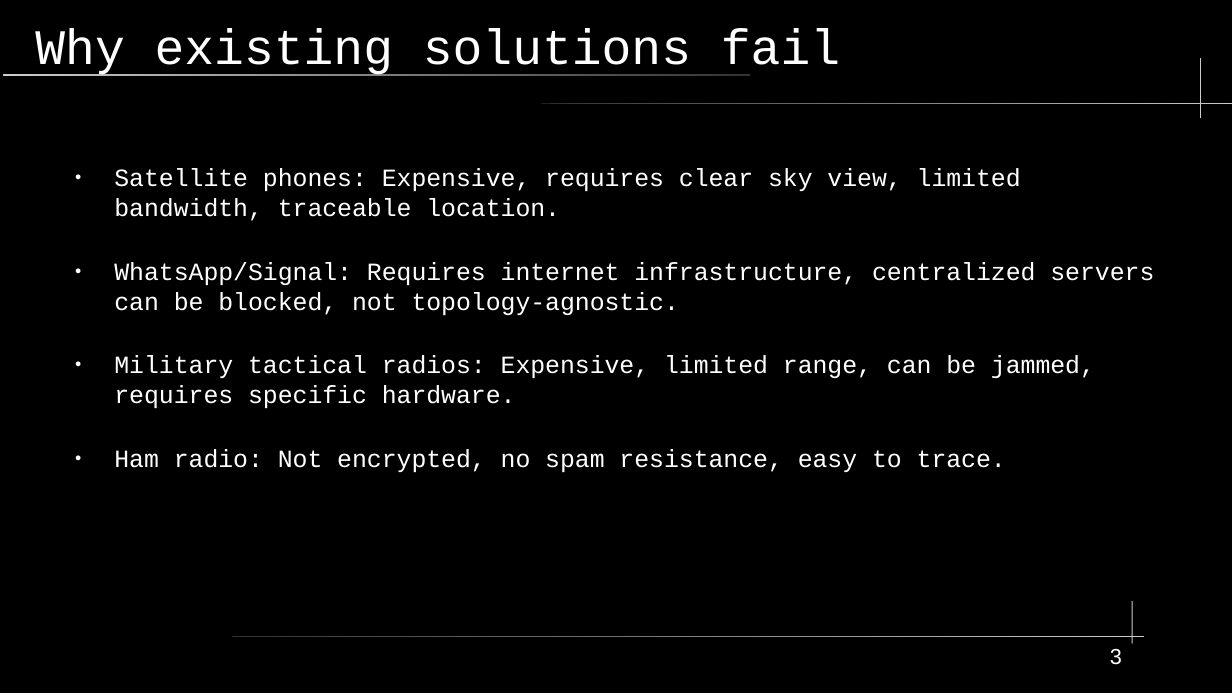
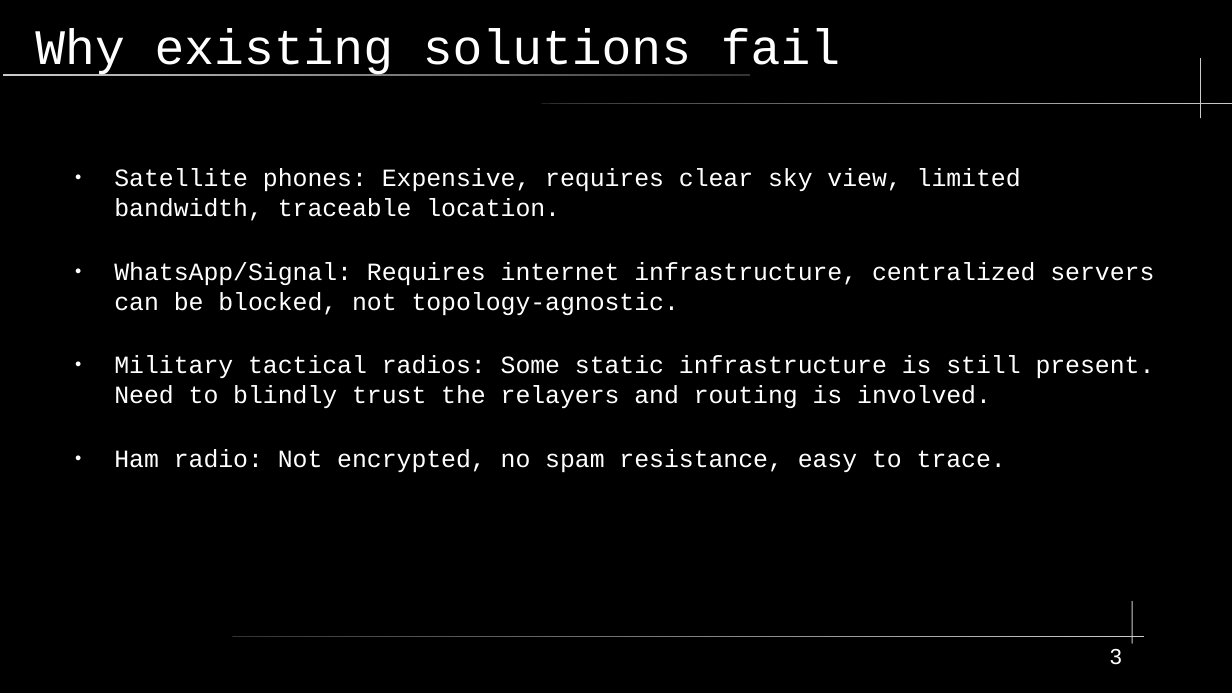
Before and after one commit to shinymonitor/hackyeah, a slide deck: slide 3 of presentation.odp. Drawn at 1232x693 pixels with LibreOffice and Linux fonts; fonts in the diff are those of the drawing. Boxes give left, top, right and bottom in pixels: in the first picture for what was removed or moved away, otherwise in the second. Text is boxed around its words. In the diff, an @@ line names an element or a change of style, - is before the commit and + after.

```diff
--- a/presentation.odp
+++ b/presentation.odp
@@ text at bbox=[114, 355, 1155, 408]: text changed @@
-● Military tactical radios: Expensive, limited range, can be jammed, requires specific hardware.
+● Military tactical radios: Some static infrastructure is still present. Need to blindly trust the relayers and routing is involved.
```
Also in this commit, not shown: 5 other slides changed, 11 other files.
